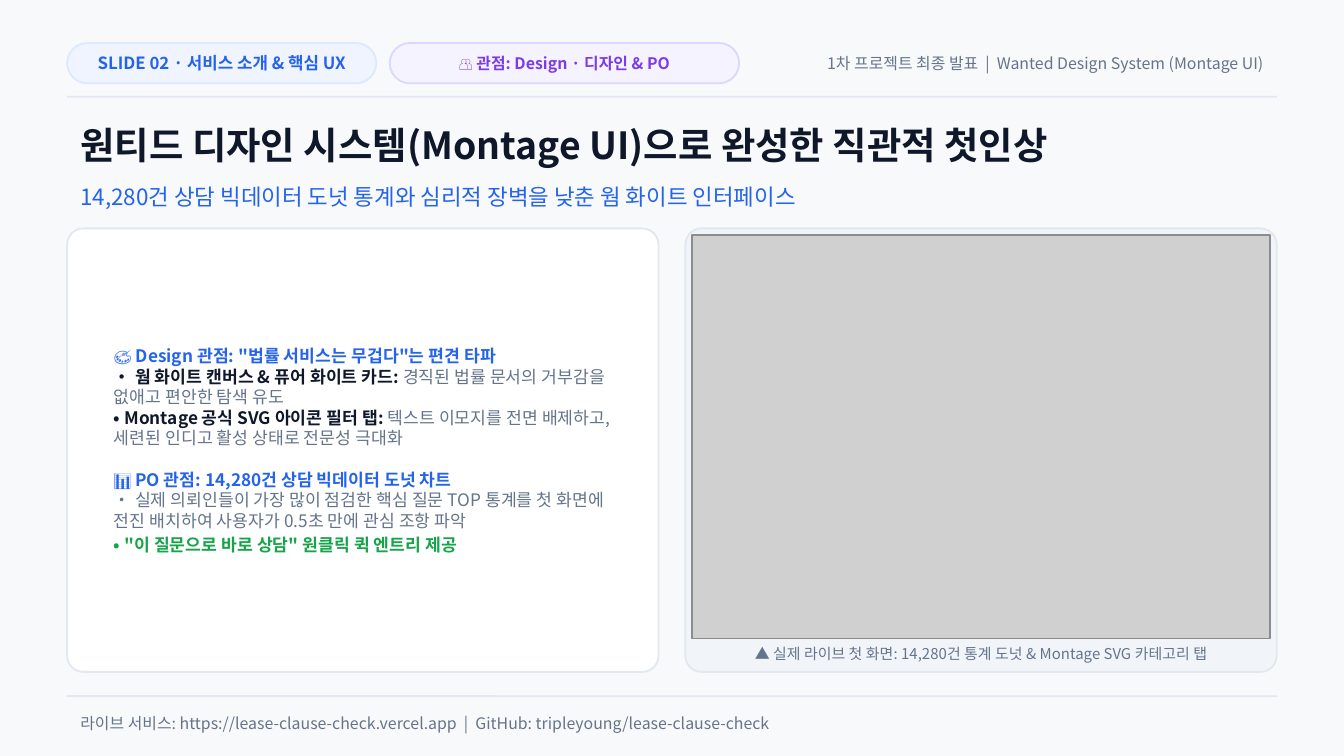
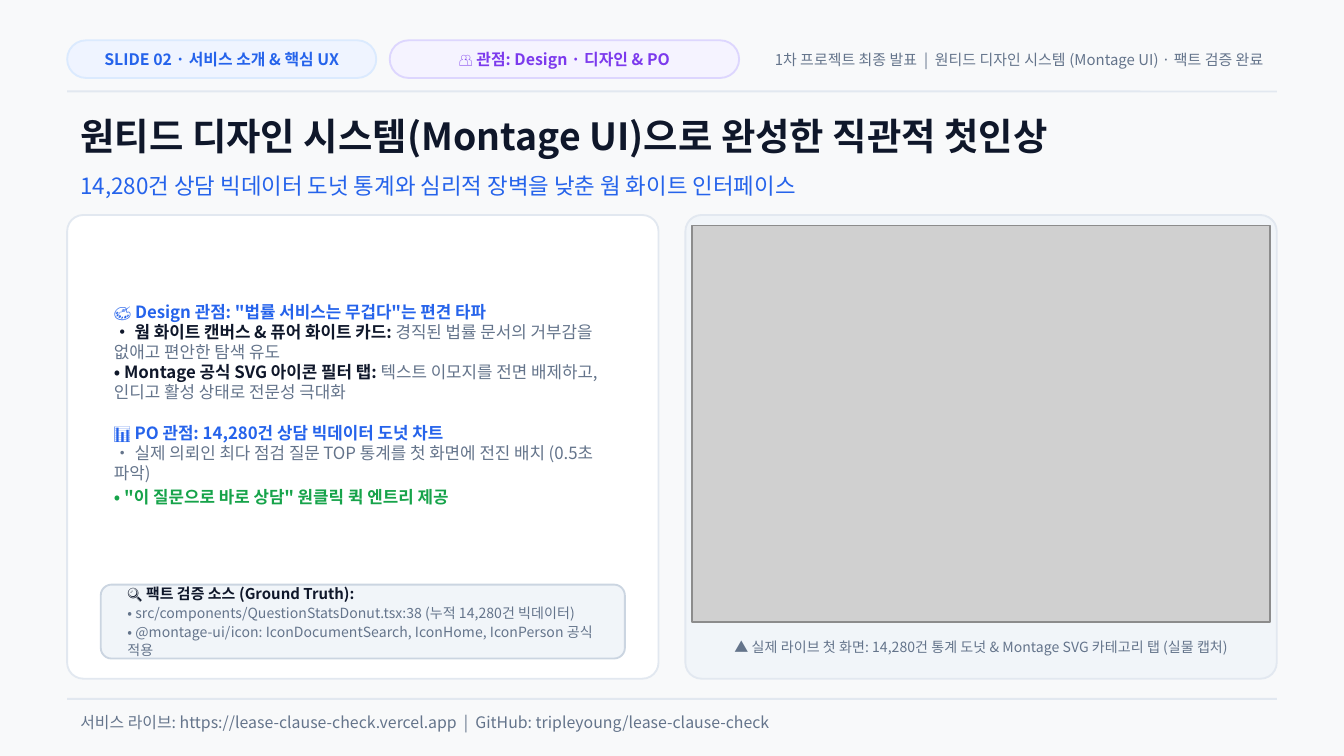
Before and after one commit to tripleyoung/lease-clause-check, a slide deck: slide 2 of submission/01_발표자료_계약서특약점검기.pptx. Drawn at 1344x756 pixels with LibreOffice and Linux fonts; fonts in the diff are those of the drawing; grey boxes stand for pictures. Boxes give left, top, right and bottom in pixels: in the first picture for what was removed or moved away, otherwise in the second. Text is boxed around its words. In the diff, an @@ line names an element or a change of style, - is before the commit and + after.

Commit message:
docs(presentation): 전 슬라이드에 팩트 검증 코드 근거(Ground Truth) 및 커밋 해시 명시

```diff
--- a/submission/01_발표자료_계약서특약점검기.pptx
+++ b/submission/01_발표자료_계약서특약점검기.pptx
@@ text "SLIDE 02 · 서비스 소개 ..." at [104,51,339,67]: size 9 to 8.5 pt @@
@@ text at [775,52,1264,69]: text changed; size 8.5 to 8 pt @@
-1차 프로젝트 최종 발표 | Wanted Design System (Montage UI)
+1차 프로젝트 최종 발표 | 원티드 디자인 시스템 (Montage UI) · 팩트 검증 완료
@@ 2 rounded rectangles, 1 text, 1 line: place and size @@
-2 rounded rectangles, 1 text, 1 line at [67,43,1277,97]
+2 rounded rectangles, 1 text, 1 line at [67,40,1277,91]
@@ text "원티드 디자인 시스템(Montage UI)으로 완성한 ...": place and size @@
-text "원티드 디자인 시스템(Montage UI)으로 완성한 ..." at [80,127,1047,168]
+text "원티드 디자인 시스템(Montage UI)으로 완성한 ..." at [80,118,1047,159]
@@ text "14,280건 상담 빅데이터 도넛 통계와 ...": place and size @@
-text "14,280건 상담 빅데이터 도넛 통계와 ..." at [80,186,796,209]
+text "14,280건 상담 빅데이터 도넛 통계와 ..." at [80,175,796,198]
@@ rounded rectangle: place and size @@
-rounded rectangle at [67,228,659,672]
+rounded rectangle at [67,215,659,679]
@@ rounded rectangle at [67,215,659,679]: proportions changed @@
@@ rounded rectangle at [685,215,1277,679]: proportions changed @@
@@ rounded rectangle: place and size @@
-rounded rectangle at [685,228,1277,672]
+rounded rectangle at [685,215,1277,679]
@@ picture: place and size @@
-picture at [692,235,1270,638]
+picture at [692,226,1270,622]
@@ text at [114,304,597,505]: text changed; size 9.2 to 9 pt @@
-🎨 Design 관점: "법률 서비스는 무겁다"는 편견 타파
-• 웜 화이트 캔버스 & 퓨어 화이트 카드: 경직된 법률 문서의 거부감을 없애고 편안한 탐색 유도
-• Montage 공식 SVG 아이콘 필터 탭: 텍스트 이모지를 전면 배제하고, 세련된 인디고 활성 상태로 전문성 극대화
-📊 PO 관점: 14,280건 상담 빅데이터 도넛 차트
-• 실제 의뢰인들이 가장 많이 점검한 핵심 질문 TOP 통계를 첫 화면에 전진 배치하여 사용자가 0.5초 만에 관심 조항 파악
-• "이 질문으로 바로 상담" 원클릭 퀵 엔트리 제공
+🎨 Design 관점: "법률 서비스는 무겁다"는 편견 타파
+• 웜 화이트 캔버스 & 퓨어 화이트 카드: 경직된 법률 문서의 거부감을 없애고 편안한 탐색 유도
+• Montage 공식 SVG 아이콘 필터 탭: 텍스트 이모지를 전면 배제하고, 인디고 활성 상태로 전문성 극대화
+📊 PO 관점: 14,280건 상담 빅데이터 도넛 차트
+• 실제 의뢰인 최다 점검 질문 TOP 통계를 첫 화면에 전진 배치 (0.5초 파악)
+• "이 질문으로 바로 상담" 원클릭 퀵 엔트리 제공
@@ rounded rectangle added at [101,585,625,659], fill #F1F5F9, outline #CBD5E1 1 pt @@
@@ text added at [127,586,593,656], 7.5 pt, text #64748B @@
+🔍 팩트 검증 소스 (Ground Truth):
+• src/components/QuestionStatsDonut.tsx:38 (누적 14,280건 빅데이터)
+• @montage-ui/icon: IconDocumentSearch, IconHome, IconPerson 공식 적용
@@ text at [752,640,1228,656]: text changed; size 8 to 7.5 pt @@
-▲ 실제 라이브 첫 화면: 14,280건 통계 도넛 & Montage SVG 카테고리 탭
+▲ 실제 라이브 첫 화면: 14,280건 통계 도넛 & Montage SVG 카테고리 탭 (실물 캡처)
@@ text at [80,715,770,732]: text changed @@
-라이브 서비스: https://lease-clause-check.vercel.app | GitHub: tripleyoung/lease-clause-check
+서비스 라이브: https://lease-clause-check.vercel.app | GitHub: tripleyoung/lease-clause-check
```
Also in this commit, not shown: 5 other slides changed, 5 other files.
